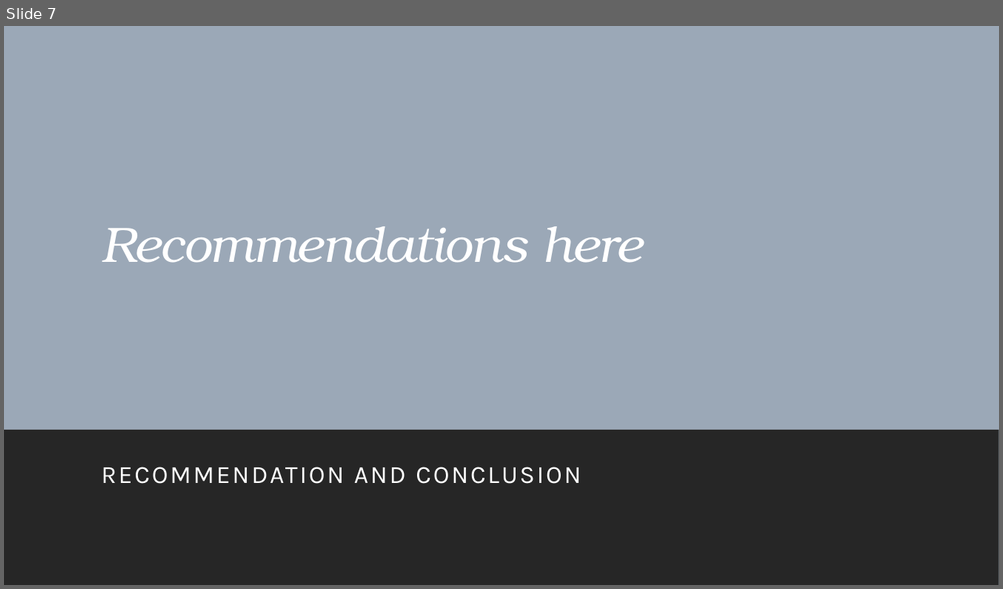
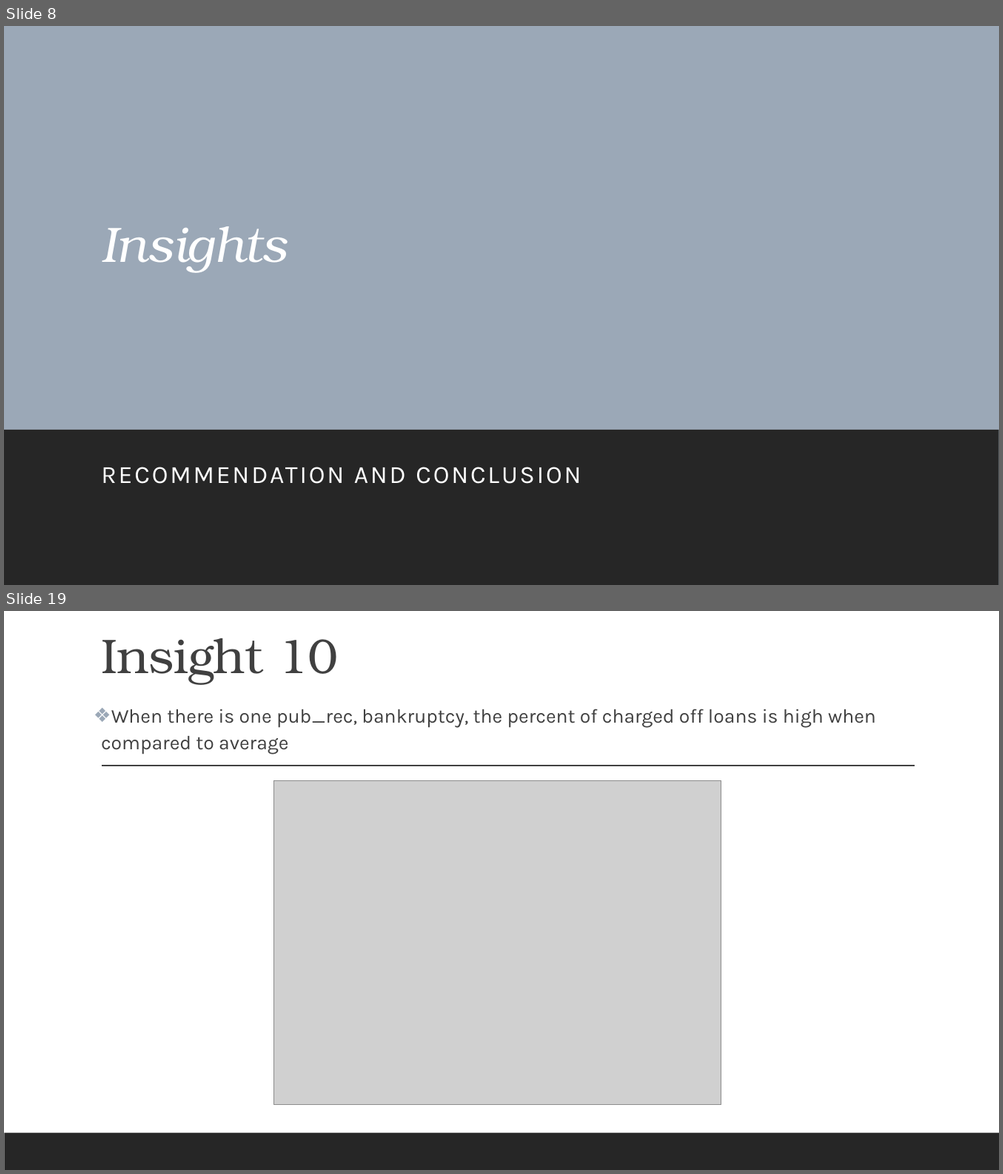
Before and after one commit to vidhyadharpandit/LendingClubCaseStudy, a slide deck: LendingClubCaseStudy-Presentation.pptx. Shown one above the other, each under a label of ours: slide 7 before the commit, slides 8 and 19 after it; the slides between them are not shown. The pictures are 1003x589 and 1003x1174 pixels, drawn with LibreOffice and Linux fonts; fonts in the diff are those of the drawing; grey boxes stand for pictures. Boxes give left, top, right and bottom in pixels: in the first picture for what was removed or moved away, otherwise in the second. Text is boxed around its words. In the diff, an @@ line names an element or a change of style, - is before the commit and + after.

```diff
--- a/LendingClubCaseStudy-Presentation.pptx
+++ b/LendingClubCaseStudy-Presentation.pptx
@@ slide 19 added at [4,611,999,1170], background #FFFFFF; not listed: 1 template element that a slide beside it also shows @@
@@ title added at [101,638,338,685], 47 pt, text #404040 @@
+Insight 10
@@ text added at [101,709,876,755], 19 pt, text #404040 @@
+❖ When there is one pub_rec, bankruptcy, the percent of charged off loans is high when compared to average
@@ line added from (102, 766) to (915, 766), #404040 1 pt @@
@@ picture added at [274,781,721,1105] @@
@@ what was slide 7 is now slide 8 @@
@@ slide 8 changed as well @@
@@ title at [101,227,287,273]: text changed @@
-Recommendations here
+Insights
```
Also in this commit, not shown: 2 other slides changed, 13 other slides added, 2 slides removed, 7 other files.
